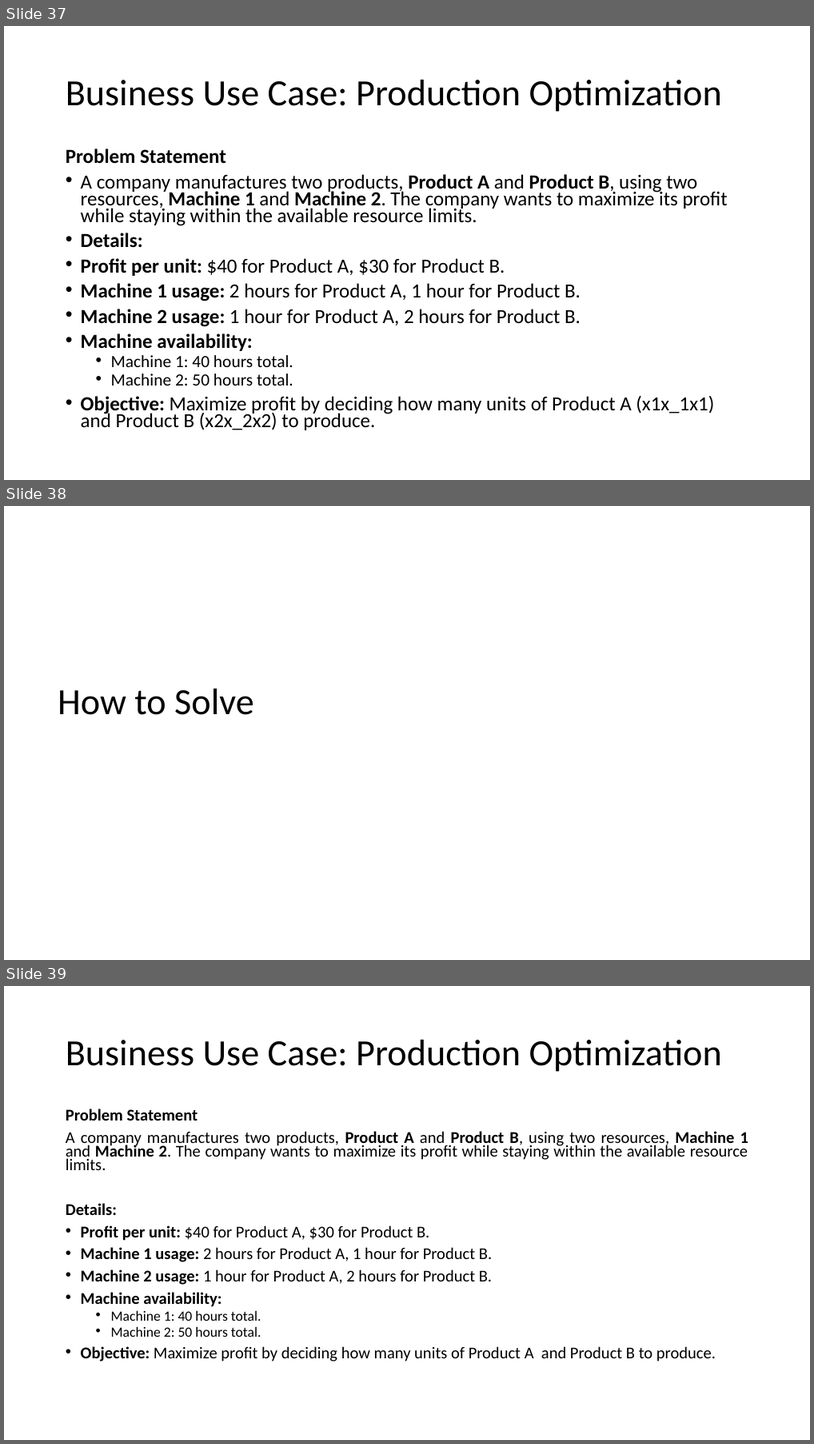
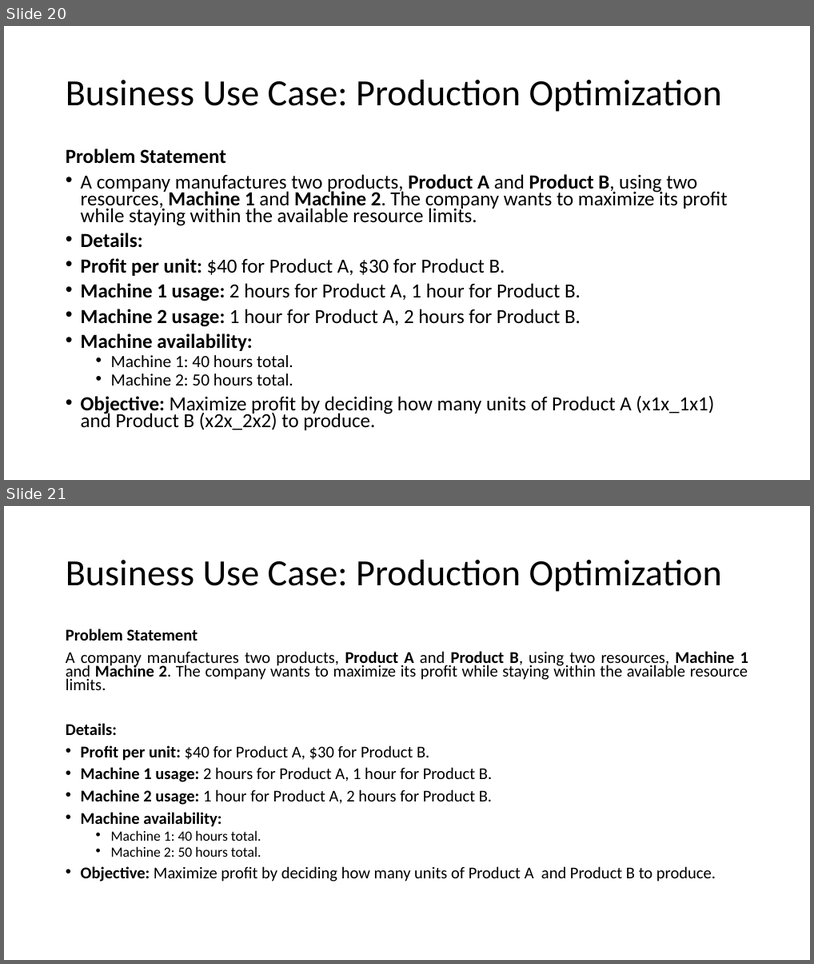
Before and after one commit to basudev2016/OperationResearch, a slide deck: OR.pptx. Shown one above the other, each under a label of ours: slides 37, 38 and 39 before the commit, slides 20 and 21 after it. The pictures are 814x1444 and 814x964 pixels, drawn with LibreOffice and Linux fonts; fonts in the diff are those of the drawing. Boxes give left, top, right and bottom in pixels: in the first picture for what was removed or moved away, otherwise in the second. Text is boxed around its words. In the diff, an @@ line names an element or a change of style, - is before the commit and + after.

```diff
--- a/OR.pptx
+++ b/OR.pptx
@@ slide 38 removed at [4,506,810,960], background #FFFFFF @@
@@ title removed at [58,688,254,715] @@
-How to Solve
@@ what was slide 37 is now slide 20 @@
@@ what was slide 39 is now slide 21 @@
```
Also in this commit, not shown: 2 slides changed, 9 slides added, 1 other file.
